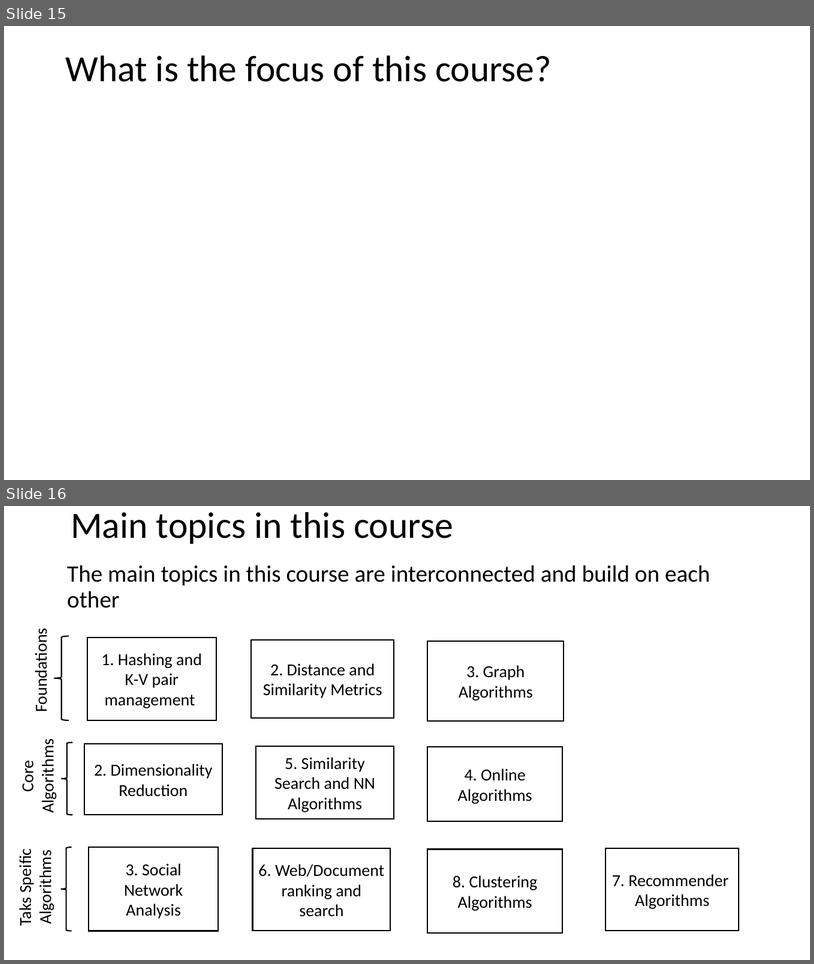
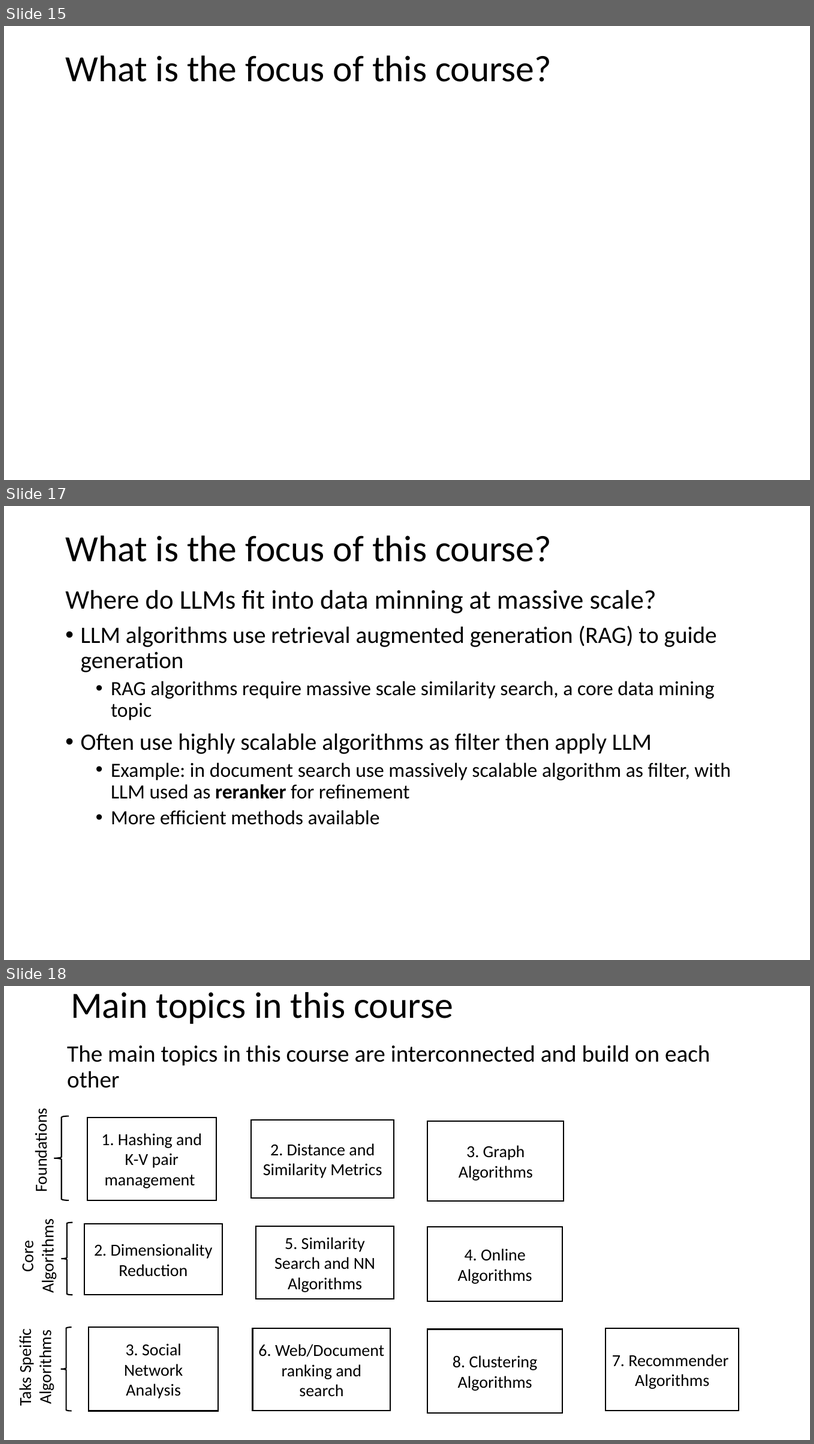
Before and after one commit to jonahneu/CSCI-E-108, a slide deck: slides/1_Introduction.pptx. Shown one above the other, each under a label of ours: slides 15 and 16 before the commit, slides 15, 17 and 18 after it; the slides between them are not shown. The pictures are 814x964 and 814x1444 pixels, drawn with LibreOffice and Linux fonts; fonts in the diff are those of the drawing; grey boxes stand for pictures. Boxes give left, top, right and bottom in pixels: in the first picture for what was removed or moved away, otherwise in the second. Text is boxed around its words. In the diff, an @@ line names an element or a change of style, - is before the commit and + after.

```diff
--- a/slides/1_Introduction.pptx
+++ b/slides/1_Introduction.pptx
@@ slide 17 added at (4, 506, 810, 960), background #FFFFFF @@
@@ text added at (65, 535, 552, 562), 44 pt, text #000000 @@
+What is the focus of this course?
@@ text added at (65, 590, 731, 825), 24 pt, text #000000 @@
+Where do LLMs fit into data minning at massive scale?
+• LLM algorithms use retrieval augmented generation (RAG) to guide generation
+  • RAG algorithms require massive scale similarity search, a core data mining topic
+• Often use highly scalable algorithms as filter then apply LLM
+  • Example: in document search use massively scalable algorithm as filter, with LLM used as reranker for refinement
+  • More efficient methods available
@@ what was slide 16 is now slide 18 @@
```
Also in this commit, not shown: 2 slides changed, 2 other slides added, 1 other file.
